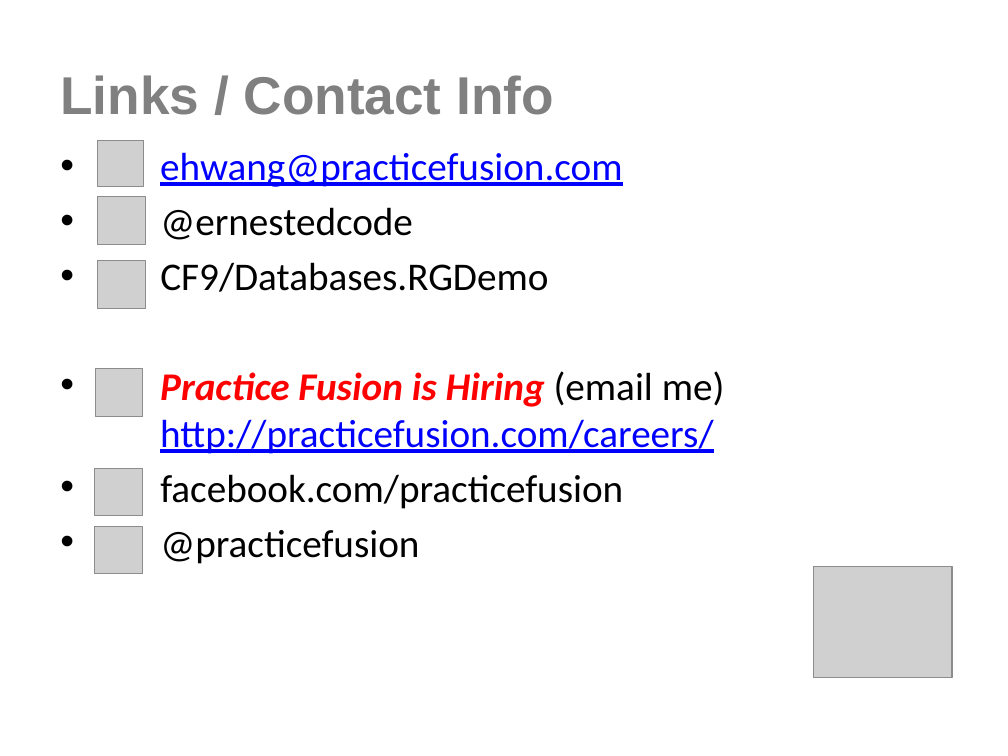
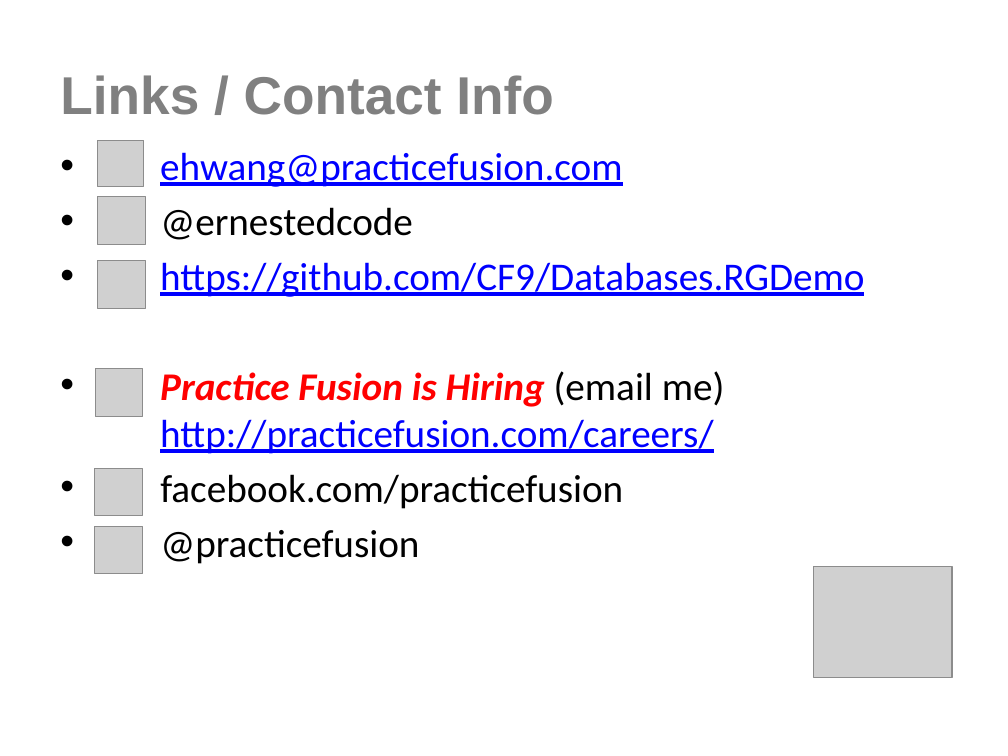
Before and after one commit to CF9/Databases.RGDemo, a slide deck: slide 23 of SQL in the City 2012 - Ernest Hwang.pptx. Drawn at 1008x756 pixels with LibreOffice and Linux fonts; fonts in the diff are those of the drawing; grey boxes stand for pictures; background and template pictures are left out. Boxes give left, top, right and bottom in pixels: in the first picture for what was removed or moved away, otherwise in the second. Text is boxed around its words. In the diff, an @@ line names an element or a change of style, - is before the commit and + after.

Commit message:
Updated link to the GitHub repository

```diff
--- a/SQL in the City 2012 - Ernest Hwang.pptx
+++ b/SQL in the City 2012 - Ernest Hwang.pptx
@@ text at (x1=160, y1=262, x2=864, y2=297): text changed; text colour #000000 to #0000FF @@
-• CF9/Databases.RGDemo
+• https://github.com/CF9/Databases.RGDemo
```
